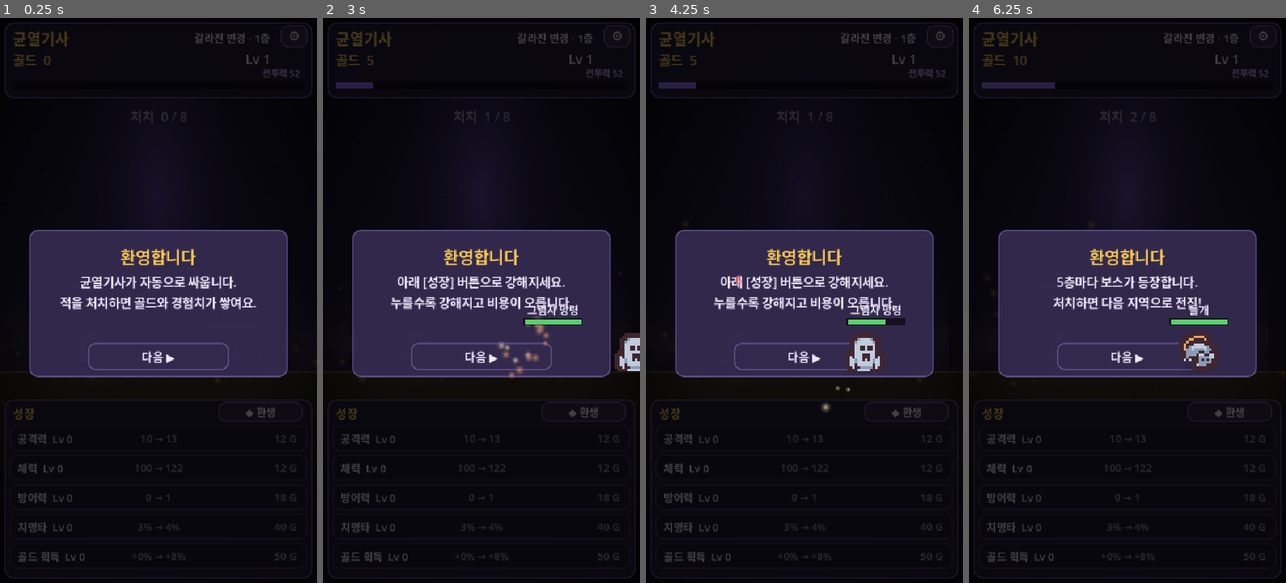
Above: before the commit, frames 1-4 (left to right).
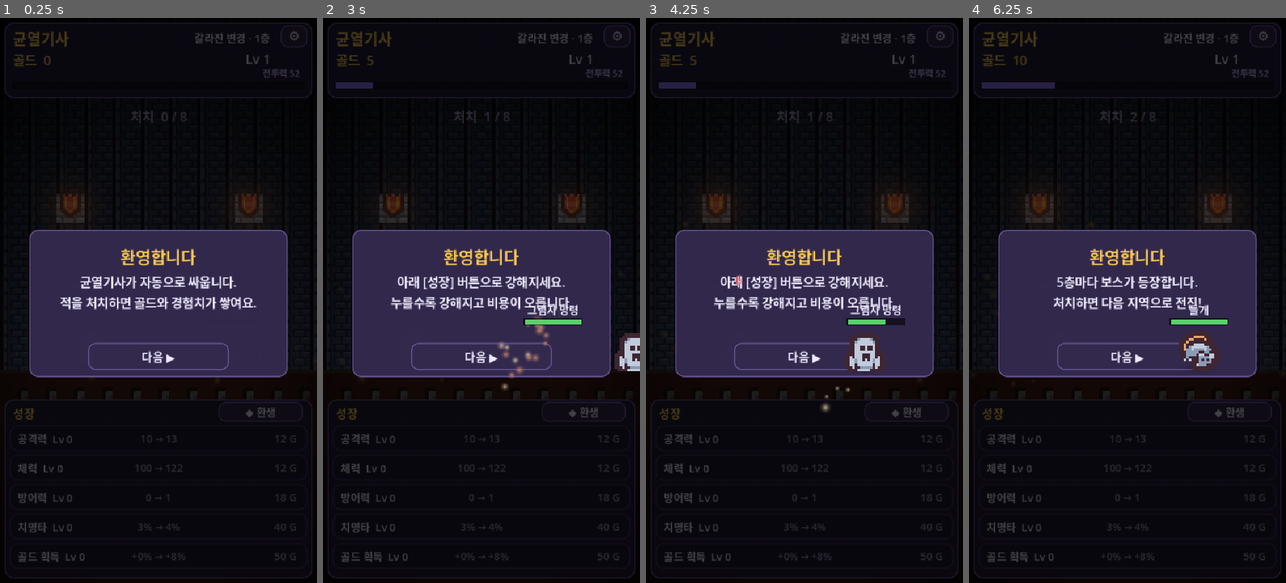
Above: after the commit, the same moments.

Repository: BN8624/unknown
Game: Godot game, scene res://Main.tscn
The game is run twice, just before and just after one commit, with the same random seed, the same clock (stepped at 60 frames per second) and the same inputs.
Inputs:
- Up to frame 1 (0.25 s): no input
- Up to frame 2 (3 s): click "⚙" at 0.5 s; click "◆ 환생" at 1.25 s; click "다음 ▶" at 2 s; click "⚙" at 2.75 s
- Up to frame 3 (4.25 s): click "◆ 환생" at 3.5 s
- Up to frame 4 (6.25 s): click "다음 ▶" at 4.25 s; click "⚙" at 5 s; click "◆ 환생" at 5.75 s

The runs differ from the first frame. In frame 1, 1.1% of the frame differs, in the area x 17-83%, y 14-38%; in frame 2, 1.1%; in frame 3, 0.8%; in frame 4, 1.4%, in the area x 17-83%, y 20-38%.

Commit message:
fix+feat: 사운드 자동재생 차단 대응 + 픽셀 던전 배경·베기 이펙트
- 사운드: BGM을 첫 입력(_input)에서 시작하도록 변경(iOS/브라우저 자동재생
  차단 대응). 이전엔 로드 시 재생 시도해 영영 안 들리던 문제.
- 배경: 보라 그라데이션·능선을 폐기하고 Kenney 타일로 합성한 픽셀 던전
  (벽돌벽·횃불·돌바닥, 지역별 색)로 교체 → 픽셀 캐릭터와 톤 일치.
  횃불 글로우 깜빡임 유지, 잔불·비네트 유지.
- 이펙트: 타격 시 흰 베기 섬광(치명타는 크고 노랗게) 추가.

Co-Authored-By: Claude Opus 4.8 <noreply@anthropic.com>

Diff:
--- a/Main.gd
+++ b/Main.gd
@@ -5,9 +5,6 @@
 const SaveSystem := preload("res://reset/SaveSystem.gd")
 
 # ── 팔레트 ───────────────────────────────────────────────────────
-const COL_BG_TOP := Color(0.10, 0.08, 0.18)
-const COL_BG_BOT := Color(0.18, 0.14, 0.30)
-const COL_GROUND := Color(0.22, 0.17, 0.12)
 const COL_PANEL := Color(0.14, 0.11, 0.22, 0.96)
 const COL_PANEL_HI := Color(0.20, 0.16, 0.30, 0.98)
 const COL_BORDER := Color(0.40, 0.33, 0.58)
@@ -221,24 +218,17 @@
 
 
 # ── 배경 ─────────────────────────────────────────────────────────
-var sky_grad: Gradient
-
-# 지역 테마색으로 하늘 아래쪽을 바꿔 전진·지역 변화를 느끼게 한다.
+var bg_layer: TextureRect
+
+# 지역에 맞는 던전 배경 이미지로 교체한다.
 func _update_sky() -> void:
-	if sky_grad == null:
-		return
-	var reg := GameData.region_for(stage)
-	var base: Color = reg["sky"]
-	# 지역 안에서도 보스 구간마다 미세하게 밝기 변주
-	var sub := (int((stage - 1) / GameData.BOSS_EVERY) % 2) * 0.02
-	sky_grad.set_color(1, base.lightened(sub))
-
-
-var rift_glow: Sprite2D
-var mtn_far: Node2D
-var mtn_near: Node2D
-var fog_layer: Sprite2D
-var ground_rect: ColorRect
+	if bg_layer == null:
+		return
+	var name := "bg_dungeon" if stage <= GameData.REGIONS[0]["end"] else "bg_dungeon2"
+	var tex := _load_gen(name)
+	if tex != null:
+		bg_layer.texture = tex
+
 
 func _load_gen(name: String) -> Texture2D:
 	var path := "res://assets/gen/%s.png" % name
@@ -254,119 +244,32 @@
 	return s
 
 func _build_background() -> void:
-	# 1) 하늘 그라데이션
-	var grad := Gradient.new()
-	grad.set_color(0, COL_BG_TOP)
-	grad.set_color(1, COL_BG_BOT)
-	sky_grad = grad
-	var gt := GradientTexture2D.new()
-	gt.gradient = grad
-	gt.fill_from = Vector2(0, 0)
-	gt.fill_to = Vector2(0, 1)
-	gt.width = int(GameData.SCREEN.x)
-	gt.height = int(GameData.SCREEN.y)
-	var sky := TextureRect.new()
-	sky.texture = gt
-	sky.size = GameData.SCREEN
-	sky.mouse_filter = Control.MOUSE_FILTER_IGNORE
-	add_child(sky)
-
-	# 2) 별(은은한 반짝임)
-	var stars_tex := _load_gen("stars")
-	if stars_tex != null:
-		var st := TextureRect.new()
-		st.texture = stars_tex
-		st.position = Vector2(0, 0)
-		st.mouse_filter = Control.MOUSE_FILTER_IGNORE
-		add_child(st)
-		var tw := create_tween().set_loops()
-		tw.tween_property(st, "modulate", Color(1, 1, 1, 0.55), 2.2).set_trans(Tween.TRANS_SINE)
-		tw.tween_property(st, "modulate", Color(1, 1, 1, 1.0), 2.2).set_trans(Tween.TRANS_SINE)
-
-	# 3) 먼 능선 실루엣(2겹 시차 드리프트) — 지평선에 낮게 깔리는 언덕
-	mtn_far = _make_mountains(Color(0.11, 0.10, 0.19), 30.0, 60.0, 9)
-	mtn_far.position = Vector2(0, 0)
-	add_child(mtn_far)
-	_drift(mtn_far, 46.0)
-	mtn_near = _make_mountains(Color(0.15, 0.12, 0.22), 64.0, 46.0, 7)
-	mtn_near.position = Vector2(0, 0)
-	add_child(mtn_near)
-	_drift(mtn_near, 28.0)
-
-	# 4) 균열 빛기둥(글로우, 맥동)
-	rift_glow = _gen_sprite("glow", Vector2(GameData.SCREEN.x * 0.5, 300), Color(0.55, 0.42, 0.95, 0.5))
-	if rift_glow.texture != null:
-		rift_glow.scale = Vector2(1.4, 3.2)
-		add_child(rift_glow)
-		var tw := create_tween().set_loops()
-		tw.tween_property(rift_glow, "modulate:a", 0.28, 1.6).set_trans(Tween.TRANS_SINE)
-		tw.tween_property(rift_glow, "modulate:a", 0.55, 1.6).set_trans(Tween.TRANS_SINE)
-
-	# 5) 지면(텍스처)
-	ground_rect = ColorRect.new()
-	ground_rect.color = COL_GROUND
-	ground_rect.size = Vector2(GameData.SCREEN.x, 760 - GROUND_Y)
-	ground_rect.position = Vector2(0, GROUND_Y)
-	ground_rect.mouse_filter = Control.MOUSE_FILTER_IGNORE
-	add_child(ground_rect)
-	var gtex := _load_gen("ground")
-	if gtex != null:
-		var gr := TextureRect.new()
-		gr.texture = gtex
-		gr.position = Vector2(0, GROUND_Y)
-		gr.mouse_filter = Control.MOUSE_FILTER_IGNORE
-		add_child(gr)
-	var edge := ColorRect.new()
-	edge.color = Color(0.42, 0.34, 0.22)
-	edge.size = Vector2(GameData.SCREEN.x, 3)
-	edge.position = Vector2(0, GROUND_Y)
-	edge.mouse_filter = Control.MOUSE_FILTER_IGNORE
-	add_child(edge)
-
-	# 6) 안개 띠(수평 드리프트)
-	var fog_tex := _load_gen("fog")
-	if fog_tex != null:
-		fog_layer = Sprite2D.new()
-		fog_layer.texture = fog_tex
-		fog_layer.centered = false
-		fog_layer.position = Vector2(0, GROUND_Y - 150)
-		fog_layer.modulate = Color(0.7, 0.66, 0.85, 0.5)
-		add_child(fog_layer)
-		var tw := create_tween().set_loops()
-		tw.tween_property(fog_layer, "position:x", -30.0, 6.0).set_trans(Tween.TRANS_SINE)
-		tw.tween_property(fog_layer, "position:x", 0.0, 6.0).set_trans(Tween.TRANS_SINE)
-
-	# 7) 떠오르는 잔불(앰비언트 파티클)
+	# 던전 배경(Kenney 타일로 합성한 벽·바닥·횃불)
+	var base := ColorRect.new()
+	base.color = Color(0.07, 0.06, 0.10)
+	base.size = GameData.SCREEN
+	base.mouse_filter = Control.MOUSE_FILTER_IGNORE
+	add_child(base)
+
+	bg_layer = TextureRect.new()
+	bg_layer.texture = _load_gen("bg_dungeon")
+	bg_layer.texture_filter = CanvasItem.TEXTURE_FILTER_NEAREST
+	bg_layer.size = GameData.SCREEN
+	bg_layer.mouse_filter = Control.MOUSE_FILTER_IGNORE
+	add_child(bg_layer)
+
+	# 벽 횃불 위치(합성 이미지 기준)에 흔들리는 불빛 글로우
+	for tx in [120.0, 424.0]:
+		var glow := _gen_sprite("glow", Vector2(tx, 322), Color(1.0, 0.55, 0.2, 0.5))
+		if glow.texture != null:
+			glow.scale = Vector2(0.7, 0.7)
+			add_child(glow)
+			var tw := create_tween().set_loops()
+			tw.tween_property(glow, "modulate:a", 0.32, 0.9).set_trans(Tween.TRANS_SINE)
+			tw.tween_property(glow, "modulate:a", 0.55, 1.1).set_trans(Tween.TRANS_SINE)
+
+	# 떠오르는 잔불(앰비언트 파티클)
 	_build_ambient_embers()
-
-
-# 톱니 능선 폴리곤 묶음을 만든다(가로로 2배 폭, 드리프트로 무한 반복).
-func _make_mountains(col: Color, base_y: float, height: float, peaks: int) -> Node2D:
-	var root := Node2D.new()
-	var w := GameData.SCREEN.x
-	for rep in range(2):
-		var off := rep * w
-		var pts := PackedVector2Array()
-		pts.append(Vector2(off, GROUND_Y))
-		var step := w / peaks
-		for i in range(peaks + 1):
-			var px := off + i * step
-			var ph := base_y + (sin(i * 1.7 + rep) * 0.5 + 0.5) * height
-			pts.append(Vector2(px, GROUND_Y - ph))
-		pts.append(Vector2(off + w, GROUND_Y))
-		var poly := Polygon2D.new()
-		poly.polygon = pts
-		poly.color = col
-		root.add_child(poly)
-	return root
-
-
-func _drift(node: Node2D, period: float) -> void:
-	var w := GameData.SCREEN.x
-	node.position.x = 0
-	var tw := create_tween().set_loops()
-	tw.tween_property(node, "position:x", -w, period)
-	tw.tween_callback(func() -> void: node.position.x = 0)
 
 
 func _build_ambient_embers() -> void:
@@ -880,8 +783,7 @@
 		bgm_player.stream = s
 		bgm_player.volume_db = -16.0
 		add_child(bgm_player)
-		if sound_on:
-			bgm_player.play()
+		# 재생은 첫 입력(_unlock_audio)에서 시작 — iOS/브라우저 자동재생 차단 대응
 
 const SFX_VOL := {
 	"slash": -13.0, "hit": -11.0, "crit": -7.0, "level_up": -6.0,
@@ -901,12 +803,24 @@
 	pl.play()
 
 
+var _audio_unlocked := false
+
+# 브라우저/iOS는 사용자 입력 전 오디오를 막는다. 첫 탭에서 오디오를 깨우고 BGM을 시작한다.
+func _input(event: InputEvent) -> void:
+	if _audio_unlocked:
+		return
+	if (event is InputEventMouseButton or event is InputEventScreenTouch) and event.pressed:
+		_audio_unlocked = true
+		if sound_on and bgm_player != null and not bgm_player.playing:
+			bgm_player.play()
+
+
 func _set_sound(on: bool) -> void:
 	sound_on = on
 	if bgm_player != null:
-		if on:
+		if on and _audio_unlocked:
 			bgm_player.play()
-		else:
+		elif not on:
 			bgm_player.stop()
 
 
@@ -1114,7 +1028,8 @@
 	_play("crit" if crit else "slash")
 	_hit_flash(enemy_node)
 	var hitpos := Vector2(ENEMY_X - enemy["r"] * 0.4, GROUND_Y - enemy["r"])
-	_spawn_hit_burst(hitpos, Color(1.0, 0.85, 0.55, 0.9) if crit else Color(0.9, 0.92, 1.0, 0.8), 10 if crit else 5)
+	_slash_fx(hitpos, crit)
+	_spawn_hit_burst(hitpos, Color(1.0, 0.85, 0.55, 0.9) if crit else Color(0.9, 0.92, 1.0, 0.8), 12 if crit else 6)
 	_float_text(Vector2(ENEMY_X, GROUND_Y - enemy["r"] * 2.0 - 6), str(dmg), COL_GOLD if crit else COL_TEXT, crit)
 	_update_enemy_hp()
 	if int(enemy["hp"]) <= 0:
@@ -1174,6 +1089,24 @@
 	boss_winding = false
 	if p_hp <= 0:
 		_player_down()
+
+
+# 타격 순간 흰 베기 섬광(대각선 스트릭). 치명타는 더 크고 노랗게.
+func _slash_fx(pos: Vector2, crit: bool) -> void:
+	var s := Sprite2D.new()
+	s.texture = _load_gen("glow")
+	if s.texture == null:
+		return
+	s.position = pos
+	s.rotation = deg_to_rad(-38)
+	s.modulate = Color(1.0, 0.95, 0.6, 0.95) if crit else Color(1, 1, 1, 0.9)
+	var w: float = 0.95 if crit else 0.7
+	s.scale = Vector2(w * 0.45, 0.05)
+	add_child(s)
+	var tw := create_tween()
+	tw.tween_property(s, "scale", Vector2(w, 0.015), 0.16).set_trans(Tween.TRANS_QUAD)
+	tw.parallel().tween_property(s, "modulate:a", 0.0, 0.16)
+	tw.tween_callback(s.queue_free)
 
 
 # 화면 전체 짧은 색 플래시(보스 강공격 등 임팩트).
Binary file added: assets/gen/bg_dungeon.png
Not shown, added: assets/gen/bg_dungeon.png.import
Binary file added: assets/gen/bg_dungeon2.png
Not shown, added: assets/gen/bg_dungeon2.png.import
